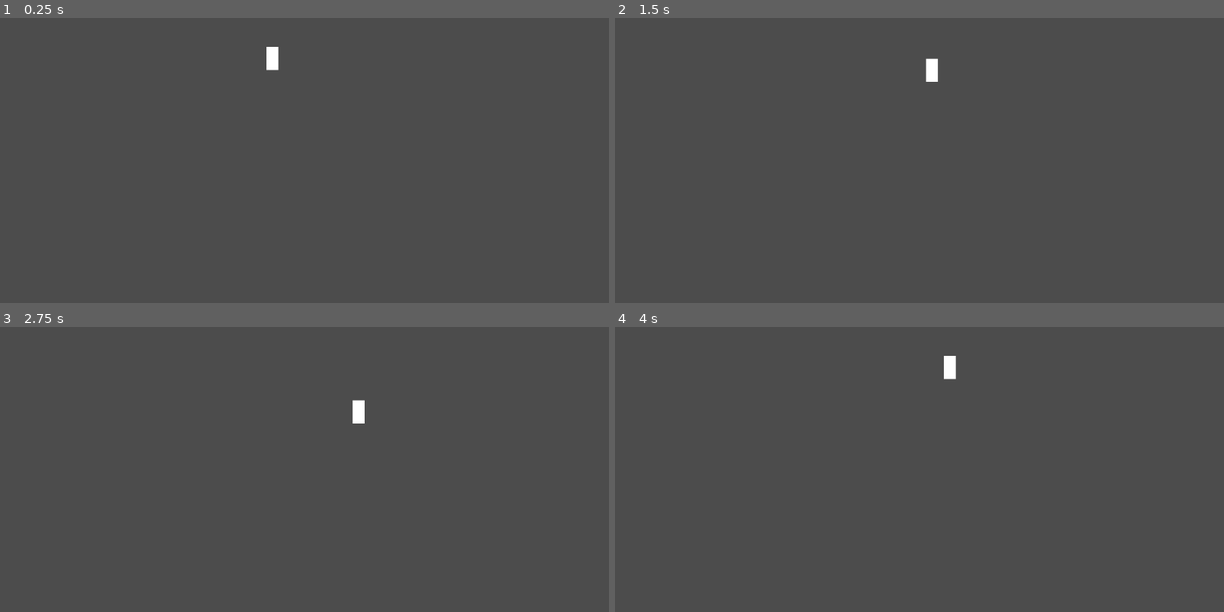
Above: before the commit, frames 1-4 (two rows, left to right).
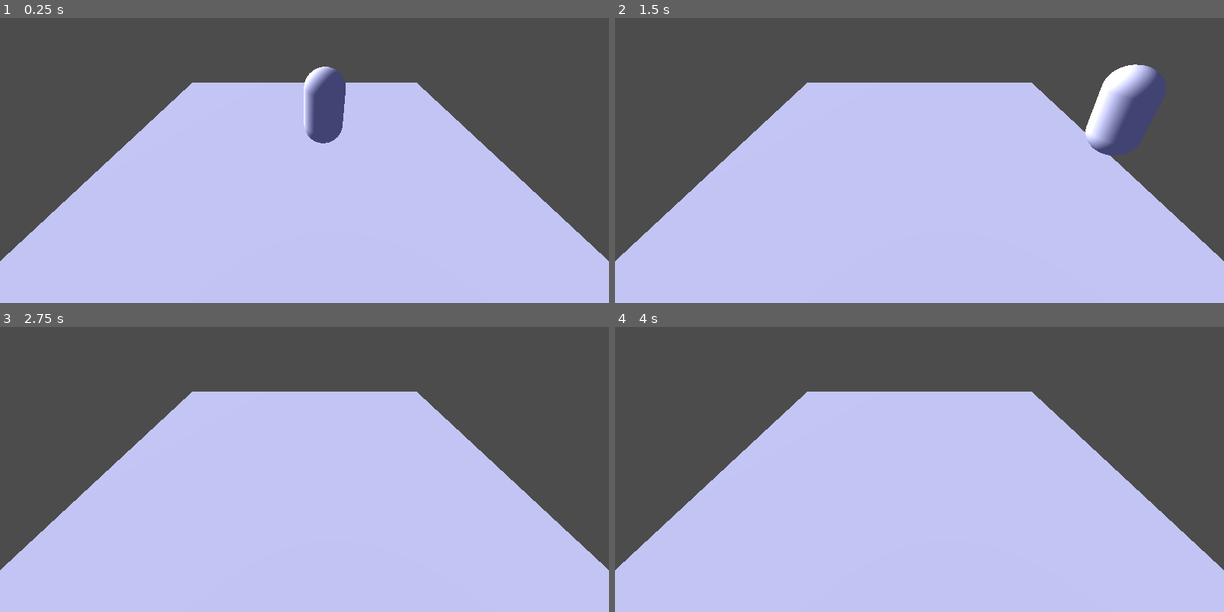
Above: after the commit, the same moments.

Repository: jrburga/BetrayalLike
Game: Godot game, scene res://Main/Main3D.tscn
Same seed, same stepped clock (60 frames per second), same inputs: the game is played once before the commit and once after it. Before the commit the project starts from res://Main/Main2D.tscn.
Inputs:
- Up to frame 1 (0.25 s): no input
- Up to frame 2 (1.5 s): hold D (right) 0.53-1.28 s; tap Space (jump, bound only after the commit) at 0.6, 0.77, 1.07, 1.35 s; hold S (down) from 1.28 s (still down)
- Up to frame 3 (2.75 s): tap Space (jump, bound only after the commit) at 1.52, 1.82, 2.1 s; release S (down) at 2.03 s; hold D (right) from 2.03 s (still down)
- Up to frame 4 (4 s): release D (right) at 2.78 s; hold W (up) 2.78-3.53 s; tap Space (jump, bound only after the commit) at 2.85, 3.02, 3.32, 3.6, 3.77 s; hold A (left) from 3.53 s (still down)

The runs differ from the first frame. In frame 1, 58% of the frame differs, in the area x 0-100%, y 10-100%; in frame 2, 61%, in the area x 0-100%, y 14-100%; in frame 3, 58%; in frame 4, 58%.

Commit message:
messing around with 3d environment

Diff:
--- a/Character/Character2D.tscn
+++ b/Character/Character2D.tscn
@@ -6,7 +6,6 @@
 
 [node name="Character2D" type="KinematicBody2D"]
 script = ExtResource( 1 )
-local_player = true
 speed = 100.0
 
 [node name="CollisionShape2D" type="CollisionShape2D" parent="."]
--- /dev/null
+++ b/Character/Character3D.gd
@@ -0,0 +1,45 @@
+extends KinematicBody
+class_name Character3D
+
+export(float) var speed = 10
+export(bool) var jump_enabled = true
+export(float) var jump_speed = 10
+export(float) var gravity = -10
+
+# Called when the node enters the scene tree for the first time.
+func _ready():
+	pass # Replace with function body.
+
+
+# Called every frame. 'delta' is the elapsed time since the previous frame.
+#func _process(delta):
+#	pass
+
+var velocity = Vector3()
+var v_gravity = Vector3(0, gravity, 0)
+func _physics_process(delta):
+	velocity += v_gravity * delta
+
+	var v_move = Vector3()
+	v_move.x = 0
+	v_move.z = 0
+	if Input.is_action_pressed("up"):
+		v_move += Vector3.FORWARD
+	if Input.is_action_pressed("down"):
+		v_move += Vector3.BACK
+	if Input.is_action_pressed("left"):
+		v_move += Vector3.LEFT
+	if Input.is_action_pressed("right"):
+		v_move += Vector3.RIGHT
+
+	if jump_enabled and is_on_floor():
+		if Input.is_action_just_pressed("jump"):
+			velocity.y = jump_speed
+
+	v_move = v_move.normalized() * speed
+	velocity.x = v_move.x
+	velocity.z = v_move.z
+
+	move_and_slide(velocity, Vector3.UP)
+	if is_on_floor():
+		velocity.y = 0
--- /dev/null
+++ b/Character/Character3D.tscn
@@ -0,0 +1,23 @@
+[gd_scene load_steps=4 format=2]
+
+[ext_resource path="res://Character/Character3D.gd" type="Script" id=1]
+
+[sub_resource type="CapsuleShape" id=1]
+radius = 0.5
+
+[sub_resource type="CapsuleMesh" id=2]
+radius = 0.5
+
+[node name="KinematicBody" type="KinematicBody"]
+script = ExtResource( 1 )
+speed = 5.0
+jump_speed = 5.0
+gravity = -5.0
+
+[node name="CollisionShape" type="CollisionShape" parent="."]
+transform = Transform( 1, 0, 0, 0, -4.37114e-08, -1, 0, 1, -4.37114e-08, 0, 1, 0 )
+shape = SubResource( 1 )
+
+[node name="MeshInstance" type="MeshInstance" parent="."]
+transform = Transform( 1, 0, 0, 0, -4.37114e-08, -1, 0, 1, -4.37114e-08, 0, 1, 0 )
+mesh = SubResource( 2 )
--- a/Main/Main2D.tscn
+++ b/Main/Main2D.tscn
@@ -1,6 +1,7 @@
-[gd_scene load_steps=2 format=2]
+[gd_scene load_steps=3 format=2]
 
 [ext_resource path="res://Character/Character2D.tscn" type="PackedScene" id=1]
+[ext_resource path="res://Main/csv_reader.gd" type="Script" id=2]
 
 [node name="Main2D" type="Node2D"]
 
@@ -9,3 +10,7 @@
 
 [node name="Character2D" parent="." instance=ExtResource( 1 )]
 position = Vector2( -54, -93 )
+
+[node name="Node" type="Node" parent="."]
+script = ExtResource( 2 )
+csv_filename = "res://test-sheet-1.csv"
--- /dev/null
+++ b/Main/Main3D.tscn
@@ -0,0 +1,27 @@
+[gd_scene load_steps=3 format=2]
+
+[ext_resource path="res://Character/Character3D.tscn" type="PackedScene" id=1]
+
+[sub_resource type="Environment" id=1]
+ambient_light_color = Color( 0.254902, 0.262745, 0.447059, 1 )
+
+[node name="Spatial" type="Spatial"]
+
+[node name="CSGBox" type="CSGBox" parent="."]
+transform = Transform( 1, 0, 0, 0, 1, 0, 0, 0, 1, 0, -0.05, 0 )
+use_collision = true
+width = 10.0
+height = 0.1
+depth = 10.0
+
+[node name="KinematicBody" parent="." instance=ExtResource( 1 )]
+transform = Transform( 1, 0, 0, 0, 1, 0, 0, 0, 1, 0.487846, 0.575444, -0.0168672 )
+
+[node name="Camera" type="Camera" parent="."]
+transform = Transform( 1, 0, 0, 0, 0.866025, 0.5, 0, -0.5, 0.866025, 0, 4.02783, 5.7333 )
+
+[node name="DirectionalLight" type="DirectionalLight" parent="."]
+transform = Transform( -0.5, 0.433013, -0.75, 0, 0.866025, 0.5, 0.866025, 0.25, -0.433013, -10.8693, 4.07344, -1.52866 )
+
+[node name="WorldEnvironment" type="WorldEnvironment" parent="."]
+environment = SubResource( 1 )
--- a/project.godot
+++ b/project.godot
@@ -13,20 +13,33 @@
 "class": "Character2D",
 "language": "GDScript",
 "path": "res://Character/Character2D.gd"
+}, {
+"base": "KinematicBody",
+"class": "Character3D",
+"language": "GDScript",
+"path": "res://Character/Character3D.gd"
 } ]
 _global_script_class_icons={
-"Character2D": ""
+"Character2D": "",
+"Character3D": ""
 }
 
 [application]
 
 config/name="BetrayalLike"
-run/main_scene="res://Main/Main2D.tscn"
+run/main_scene="res://Main/Main3D.tscn"
 config/icon="res://icon.png"
 
 [gui]
 
 common/drop_mouse_on_gui_input_disabled=true
+
+[importer_defaults]
+
+csv_translation={
+"compress": true,
+"delimiter": 0
+}
 
 [input]
 
@@ -54,6 +67,11 @@
 , Object(InputEventKey,"resource_local_to_scene":false,"resource_name":"","device":0,"alt":false,"shift":false,"control":false,"meta":false,"command":false,"pressed":false,"scancode":16777233,"physical_scancode":0,"unicode":0,"echo":false,"script":null)
  ]
 }
+jump={
+"deadzone": 0.5,
+"events": [ Object(InputEventKey,"resource_local_to_scene":false,"resource_name":"","device":0,"alt":false,"shift":false,"control":false,"meta":false,"command":false,"pressed":false,"scancode":32,"physical_scancode":0,"unicode":0,"echo":false,"script":null)
+ ]
+}
 
 [physics]
 
